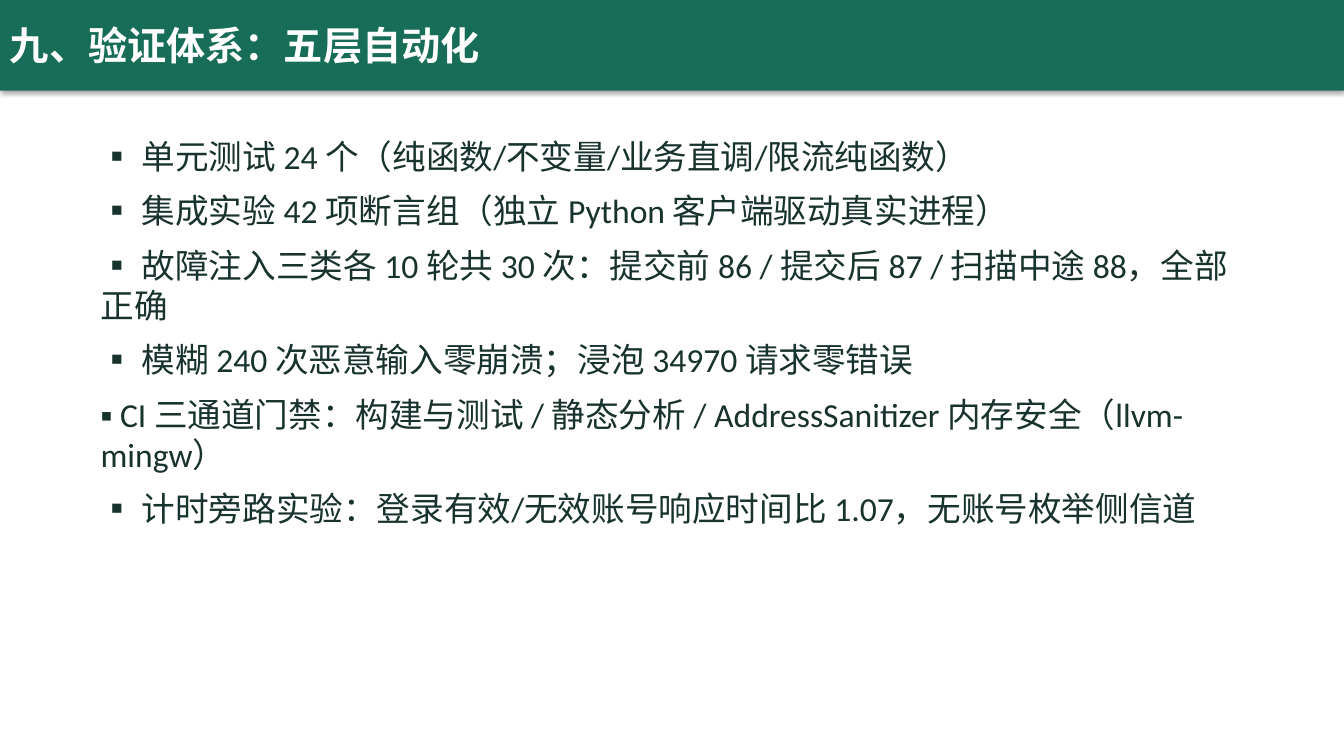
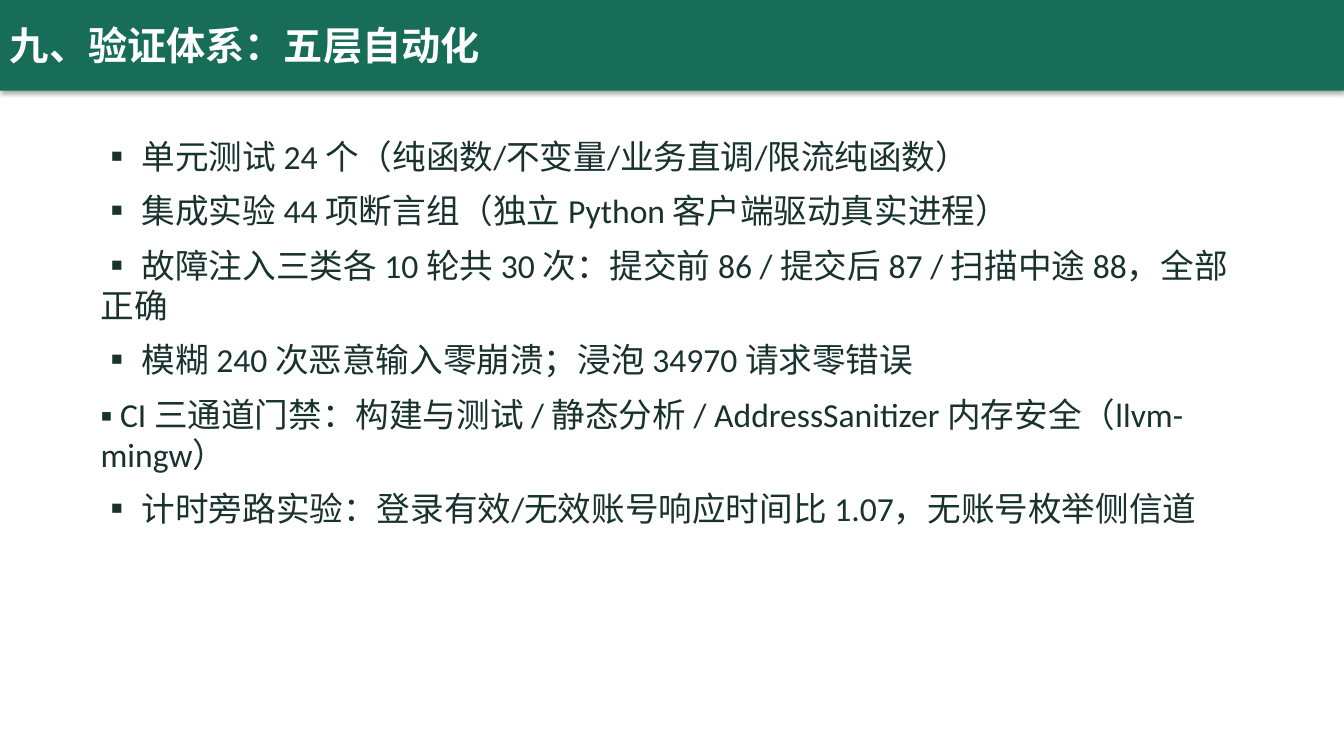
Before and after one commit to yq6666-66/lab-booking-system, a slide deck: slide 10 of docs/thesis/答辩演示.pptx. Drawn at 1344x756 pixels with LibreOffice and Linux fonts; fonts in the diff are those of the drawing. Boxes give left, top, right and bottom in pixels: in the first picture for what was removed or moved away, otherwise in the second. Text is boxed around its words. In the diff, an @@ line names an element or a change of style, - is before the commit and + after.

Commit message:
feat: r13 资源管理一体化——实验室资源清单与利用率统计（1.4.0）
课题更名「资源管理与预约候补一体化」后补齐标题承诺的能力：
- assets 表幂等建表（实验室内资源名唯一，状态 AVAILABLE/MAINTENANCE/DISABLED）
- 管理端资源增改 API + 控制台「资源管理」页签（共 11 页签）
- 用户端预约页实时展示所选实验室资源清单（不含已停用资源）
- 资源利用率：按实验室聚合场次/席位/预约/签到/爽约，统计页表格 + CSV 导出
- 种子预置五类典型资源；T41/T42 断言组（集成达 44 项）；契约扩至 30 端点
- CONTRACT/CHANGELOG/README/PROGRESS/ER 图(assets+1:N 配备)/论文 3-4 章/PPT 同步
- 修复：asset_admin UPDATE 绑定格式串错位（issisi→ssisi，变参越界段错误）、
  spec 缺省空指针、db_rows REAL 列字符串化导致 seats=0、利用率路由分派笔误

```diff
--- a/docs/thesis/答辩演示.pptx
+++ b/docs/thesis/答辩演示.pptx
@@ text at box(142, 194, 1009, 229): text changed @@
-▪ 集成实验 42 项断言组（独立 Python 客户端驱动真实进程）
+▪ 集成实验 44 项断言组（独立 Python 客户端驱动真实进程）
```
Also in this commit, not shown: 4 other slides changed, 21 other files.
